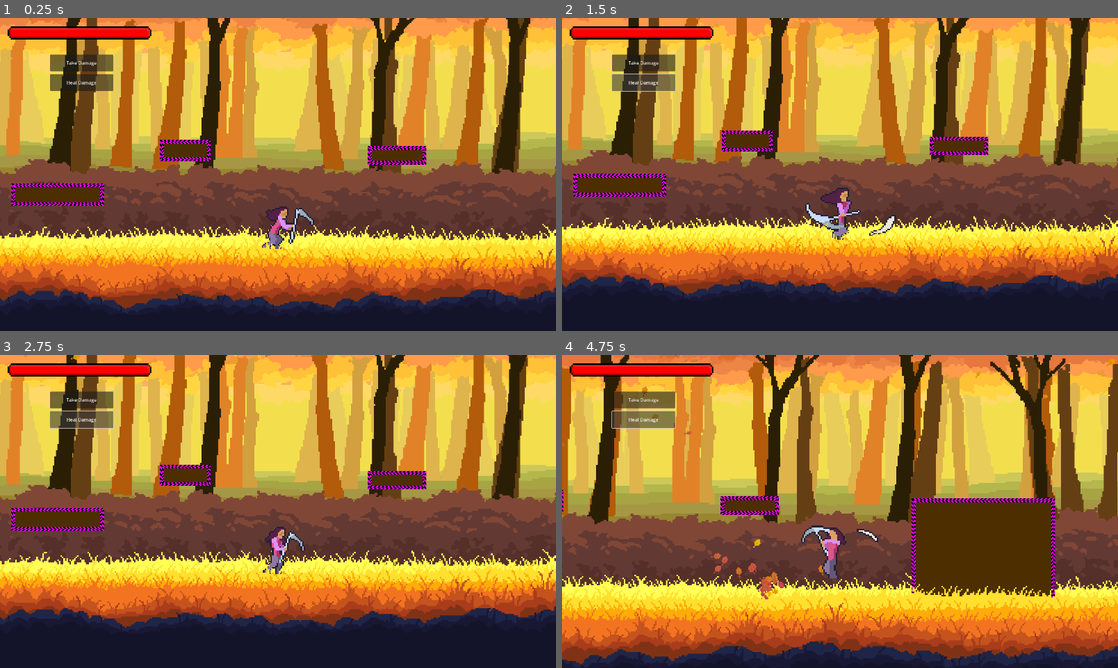
Above: before the commit, frames 1-4 (two rows, left to right).
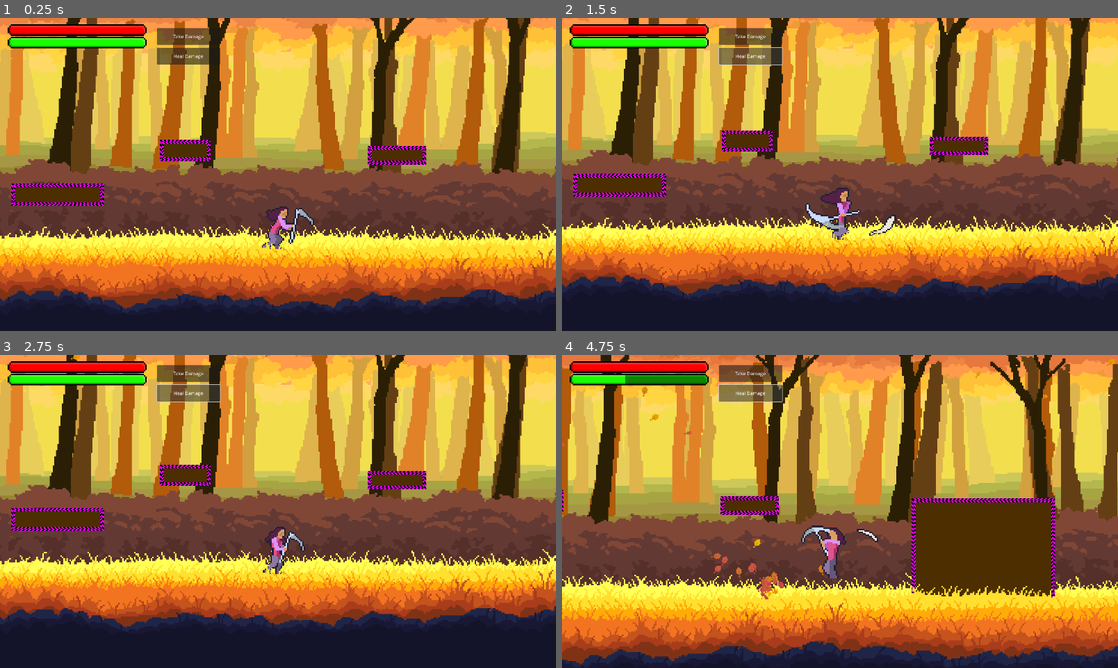
Above: after the commit, the same moments.

Repository: LordRevan36/software_development_platformer
Game: Godot game, scene res://Levels/Forest/main.tscn
Two runs of this game, one before a commit and one after it. Both use one fixed random seed, a clock stepped at 60 frames per second and the inputs below.
Inputs:
- Up to frame 1 (0.25 s): no input
- Up to frame 2 (1.5 s): click "Take Damage" at 0.5 s; click "Heal Damage" at 1.25 s
- Up to frame 3 (2.75 s): hold C (FlipRight) from 2.03 s (still down); tap X (Attack 1) at 2.1 s
- Up to frame 4 (4.75 s): release C (FlipRight) at 2.78 s; hold Z (FlipLeft) 2.78-3.53 s; tap X (Attack 1) at 2.85, 3.6, 4.35 s; hold C (FlipRight) 3.53-4.28 s; hold W (Up) from 4.28 s (still down)

The runs differ from the first frame. In frame 1, 3.7% of the frame differs, in the area x 1-40%, y 2-24%; in frame 2, 4.0%; in frame 3, 4.0%; in frame 4, 4.2%.

Commit message:
stamina bar, still needs some slight adjustments

Diff:
--- a/software-development-platformer/Levels/Forest/main.tscn
+++ b/software-development-platformer/Levels/Forest/main.tscn
@@ -14,10 +14,6 @@
 [ext_resource type="Texture2D" uid="uid://ul3588q4vy3l" path="res://Assets/Forest/LeafParticle2.png" id="7_ycdy4"]
 [ext_resource type="PackedScene" uid="uid://c6lcnacw8vw5s" path="res://Platform/platform.tscn" id="12_074og"]
 [ext_resource type="PackedScene" uid="uid://cikgxfjxyjw3r" path="res://exit.tscn" id="12_86kmy"]
-[ext_resource type="Script" uid="uid://dhqon0kvpcrte" path="res://UI/button.gd" id="16_2cqfq"]
-[ext_resource type="Texture2D" uid="uid://cbmy31rblo60d" path="res://Assets/HUD/HealthBar.png" id="16_yaehf"]
-[ext_resource type="Script" path="res://HealthBar.gd" id="17_074og"]
-[ext_resource type="Script" uid="uid://qy3w7jrwih6c" path="res://UI/heal_button.gd" id="17_yaehf"]
 
 [sub_resource type="Gradient" id="Gradient_vtle1"]
 offsets = PackedFloat32Array(0, 0.33490565, 0.8018868, 1)
@@ -90,14 +86,6 @@
 [sub_resource type="WorldBoundaryShape2D" id="WorldBoundaryShape2D_0xm2m"]
 distance = -285.0
 
-[sub_resource type="AtlasTexture" id="AtlasTexture_cegan"]
-atlas = ExtResource("16_yaehf")
-region = Rect2(0, 128, 384, 128)
-
-[sub_resource type="AtlasTexture" id="AtlasTexture_getpj"]
-atlas = ExtResource("16_yaehf")
-region = Rect2(0, 0, 384, 128)
-
 [node name="Main" type="Node"]
 
 [node name="Parallax <100" type="Node2D" parent="."]
@@ -1090,38 +1078,6 @@
 [node name="CollisionShape2D" type="CollisionShape2D" parent="Floor"]
 shape = SubResource("WorldBoundaryShape2D_0xm2m")
 
-[node name="UI" type="CanvasLayer" parent="."]
-offset = Vector2(15, 15)
-transform = Transform2D(1, 0, 0, 1, 15, 15)
-
-[node name="DamageButton" type="Button" parent="UI"]
-offset_left = 158.0
-offset_top = 111.0
-offset_right = 376.0
-offset_bottom = 169.0
-text = "Take Damage"
-script = ExtResource("16_2cqfq")
-
-[node name="HealButton" type="Button" parent="UI"]
-offset_left = 158.0
-offset_top = 179.0
-offset_right = 376.0
-offset_bottom = 237.0
-text = "Heal Damage"
-script = ExtResource("17_yaehf")
-
-[node name="HealthBar" type="TextureProgressBar" parent="UI"]
-offset_left = 12.0
-offset_top = -43.0
-offset_right = 396.0
-offset_bottom = 85.0
-scale = Vector2(1.2911928, 1.4154341)
-value = 100.0
-texture_under = SubResource("AtlasTexture_cegan")
-texture_progress = SubResource("AtlasTexture_getpj")
-script = ExtResource("17_074og")
-player_path = NodePath("../../Player")
-
 [editable path="Platforms/Platform"]
 [editable path="Platforms/Platform2"]
 [editable path="Platforms/Platform3"]
--- a/software-development-platformer/Levels/Forest/testLevel.tscn
+++ b/software-development-platformer/Levels/Forest/testLevel.tscn
@@ -1,12 +1,9 @@
-[gd_scene load_steps=10 format=3 uid="uid://b1iavla5jso1x"]
+[gd_scene load_steps=7 format=3 uid="uid://b1iavla5jso1x"]
 
 [ext_resource type="Texture2D" uid="uid://ctk8ibr44c642" path="res://Assets/Forest/Bush.png" id="1_w8v3s"]
 [ext_resource type="Texture2D" uid="uid://c2fn1ck4bikb1" path="res://Assets/Forest/Grass.png" id="7_sqofj"]
 [ext_resource type="PackedScene" uid="uid://cy1vyx88wgg4v" path="res://Player/player.tscn" id="9_diqn3"]
 [ext_resource type="Script" uid="uid://do5bugkt41qkv" path="res://camera.gd" id="10_t3dj1"]
-[ext_resource type="Script" uid="uid://bqovlgcavqgg2" path="res://UI/health_bar.gd" id="14_em3r6"]
-[ext_resource type="Script" uid="uid://dhqon0kvpcrte" path="res://UI/button.gd" id="15_soehs"]
-[ext_resource type="Script" uid="uid://qy3w7jrwih6c" path="res://UI/heal_button.gd" id="16_time6"]
 
 [sub_resource type="RectangleShape2D" id="RectangleShape2D_ycdy4"]
 size = Vector2(366, 50)
@@ -106,29 +103,3 @@
 
 [node name="CollisionShape2D" type="CollisionShape2D" parent="Floor"]
 shape = SubResource("WorldBoundaryShape2D_0xm2m")
-
-[node name="CanvasLayer" type="CanvasLayer" parent="."]
-offset = Vector2(15, 15)
-transform = Transform2D(1, 0, 0, 1, 15, 15)
-
-[node name="HealthBar" type="ProgressBar" parent="CanvasLayer" groups=["Player"]]
-offset_right = 400.0
-offset_bottom = 60.0
-value = 100.0
-script = ExtResource("14_em3r6")
-
-[node name="DamageButton" type="Button" parent="CanvasLayer"]
-offset_left = 88.0
-offset_top = 66.0
-offset_right = 306.0
-offset_bottom = 124.0
-text = "Take Damage"
-script = ExtResource("15_soehs")
-
-[node name="HealButton" type="Button" parent="CanvasLayer"]
-offset_left = 88.0
-offset_top = 134.0
-offset_right = 306.0
-offset_bottom = 192.0
-text = "Heal Damage"
-script = ExtResource("16_time6")
--- a/software-development-platformer/Player/player.gd
+++ b/software-development-platformer/Player/player.gd
@@ -3,6 +3,8 @@
 @onready var Slash: AnimatedSprite2D = $Slash
 @onready var CoyoteTimer: Timer = $Timers/CoyoteJumpTimer
 @onready var AttackTimer: Timer = $Timers/AttackTimer #making these timers both for balance tweaking, and not letting animations determinephysics state
+@onready var StaminaTimer: Timer = $Timers/StaminaTimer
+@onready var RegenStaminaTimer: Timer = $Timers/RegenStaminaTimer
 
 #if you ever want to do this, drag in the node you're referencing, then hold command/ctrl while releasing
 
@@ -12,6 +14,7 @@
 @export var friction = 0.9 #value from 0 to 1. 1 means full friction on floor when running, 0 means full icy floor
 @export var air_control = 0.5 #value from 0 to 1, lets you control how easily player can control their air movement
 @export var MAX_Health := 100
+@export var MAX_Stamina := 100
 
 var was_on_floor = false #replaces old hardLand; simply stores last frame's is_on_floor for detecting landing.
 var direction = 0
@@ -24,14 +27,18 @@
 var slow = 1 #stores velocity vector of player immediately before attacking
 var canJump = true #used to let player jump a little after leaving the platform
 var health := MAX_Health #stores the health for the player
-
- #signals to communicate important events, can be detected in other scripts.
+var stamina := MAX_Stamina #stores the stamina for the player
+#var duration = 0
+var exercise = false
+
+#signals to communicate important events, can be detected in other scripts.
 #Currently just used for particles and physics.
 signal landed(landingVelocity) #player lands after being in the air
 signal jumped #player has left the ground with upward velocity. currently emitted for flips, too.
 signal attack_started
 signal attack_finished
 signal health_changed(current, max)
+signal stamina_changed(current, max, duration)
 
 #function for taking damage
 func take_damage(amount: int) -> void:
@@ -47,8 +54,19 @@
 	if health > MAX_Health:
 		health = MAX_Health
 
-
-
+#function for stamina
+func stam(amount: int, duration: float) -> void:
+	exercise = true
+	stamina = max(stamina + amount, 0)
+	emit_signal("stamina_changed", stamina, MAX_Stamina, duration)
+	if stamina > MAX_Stamina:
+		stamina = MAX_Stamina
+	if stamina < 0:
+		stamina = 0
+
+func regenStam() -> void:
+	while stamina != MAX_Stamina:
+			stam(10, 1.0)
 
 func _physics_process(delta: float) -> void:
 	direction = Input.get_axis("Left", "Right") # =-1 when holding left, 1 when holding right, 0 when neither
@@ -178,6 +196,9 @@
 	move_and_slide()
 	velocity /= slow
 	updateAnimations()
+
+	if state == "idle":
+		exercise = false
 
 
 
@@ -231,32 +252,41 @@
 		await AnimSprite.animation_finished
 		if AnimSprite.animation == "flipland":
 			state = "idle"
+	if state == "idle":
+		exercise = false
 
 func jump():
-	velocity.y = (JUMP_VELOCITY+JUMP_VELOCITY*(time-crouchStartTime)/2)
-	state = "jump"
-	canJump = false
-	jumped.emit()
-	jumpVelocity = velocity
+	if stamina >= 10:
+		velocity.y = (JUMP_VELOCITY+JUMP_VELOCITY*(time-crouchStartTime)/2)
+		state = "jump"
+		canJump = false
+		jumped.emit()
+		jumpVelocity = velocity
+		stam(-10, 0.3)
+		StaminaTimer.start()
 
 
 func backflip():
-	velocity.y = (JUMP_VELOCITY+JUMP_VELOCITY*(time-crouchStartTime)/4)*1.4
-	velocity.x = -(SPEED+SPEED*(time-crouchStartTime)/4)*facing*0.5
-	state = "backflip"
-	canJump = false
-	jumped.emit()
-	jumpVelocity = velocity
-
+	if stamina >= 30:
+		velocity.y = (JUMP_VELOCITY+JUMP_VELOCITY*(time-crouchStartTime)/4)*1.4
+		velocity.x = -(SPEED+SPEED*(time-crouchStartTime)/4)*facing*0.5
+		state = "backflip"
+		canJump = false
+		jumped.emit()
+		jumpVelocity = velocity
+		stam(-30, 0.3)
+		StaminaTimer.start()
 
 func frontflip():
-	velocity.y = (JUMP_VELOCITY+JUMP_VELOCITY*(time-crouchStartTime)/4)*0.7
-	velocity.x = (SPEED+SPEED*(time-crouchStartTime)/4)*facing*1.8
-	state = "frontflip"
-	canJump = false
-	jumped.emit()
-	jumpVelocity = velocity
-
+	if stamina >= 30:
+		velocity.y = (JUMP_VELOCITY+JUMP_VELOCITY*(time-crouchStartTime)/4)*0.7
+		velocity.x = (SPEED+SPEED*(time-crouchStartTime)/4)*facing*1.8
+		state = "frontflip"
+		canJump = false
+		jumped.emit()
+		jumpVelocity = velocity
+		stam(-30, 0.3)
+		StaminaTimer.start()
 
 
 func _on_coyote_jump_timer_timeout() -> void:
@@ -283,3 +313,7 @@
 # HIDING SLASH
 func _on_slash_animation_finished() -> void: #used to visually hide slash when its done
 	Slash.hide()
+
+func _on_stamina_timer_timeout() -> void:
+	state = "idle"
+	regenStam()
--- a/software-development-platformer/Player/player.tscn
+++ b/software-development-platformer/Player/player.tscn
@@ -1,10 +1,16 @@
-[gd_scene load_steps=71 format=3 uid="uid://cy1vyx88wgg4v"]
+[gd_scene load_steps=81 format=3 uid="uid://cy1vyx88wgg4v"]
 
 [ext_resource type="Script" uid="uid://bangw8dvmuyod" path="res://Player/player.gd" id="1_onrkg"]
 [ext_resource type="Texture2D" uid="uid://bvtijhwqlx01u" path="res://Assets/Player/Ivy.png" id="2_gwnis"]
 [ext_resource type="Texture2D" uid="uid://rnawpuddimk" path="res://Assets/Player/Slash.png" id="3_btcbx"]
 [ext_resource type="Script" uid="uid://m70ma2rafm6p" path="res://Player/movement_particles.gd" id="4_k53q1"]
 [ext_resource type="Texture2D" uid="uid://ul3588q4vy3l" path="res://Assets/Forest/LeafParticle2.png" id="5_fhl08"]
+[ext_resource type="Script" uid="uid://dhqon0kvpcrte" path="res://DamageButton.gd" id="6_00tjw"]
+[ext_resource type="Script" uid="uid://qy3w7jrwih6c" path="res://UI/heal_button.gd" id="7_x3vf3"]
+[ext_resource type="Texture2D" uid="uid://cbmy31rblo60d" path="res://Assets/HUD/HealthBar.png" id="8_apopc"]
+[ext_resource type="Script" uid="uid://rexj3shyfaq6" path="res://HealthBar.gd" id="9_5htga"]
+[ext_resource type="Texture2D" uid="uid://cgw1lcgfkoqap" path="res://Assets/HUD/StaminaBar.png" id="10_apopc"]
+[ext_resource type="Script" uid="uid://cv8mai7sitq67" path="res://Player/stamina_bar.gd" id="10_x3vf3"]
 
 [sub_resource type="AtlasTexture" id="AtlasTexture_k53q1"]
 atlas = ExtResource("2_gwnis")
@@ -542,6 +548,22 @@
 turbulence_influence_min = 0.0
 turbulence_influence_max = 0.2
 
+[sub_resource type="AtlasTexture" id="AtlasTexture_8ynux"]
+atlas = ExtResource("8_apopc")
+region = Rect2(0, 128, 384, 128)
+
+[sub_resource type="AtlasTexture" id="AtlasTexture_7x5p2"]
+atlas = ExtResource("8_apopc")
+region = Rect2(0, 0, 384, 128)
+
+[sub_resource type="AtlasTexture" id="AtlasTexture_qpoj2"]
+atlas = ExtResource("10_apopc")
+region = Rect2(0, 128, 0, 128)
+
+[sub_resource type="AtlasTexture" id="AtlasTexture_3e3ym"]
+atlas = ExtResource("10_apopc")
+region = Rect2(0, 0, 0, 128)
+
 [node name="Player" type="CharacterBody2D" groups=["Player"]]
 position = Vector2(-24, 5)
 script = ExtResource("1_onrkg")
@@ -583,6 +605,10 @@
 
 [node name="AttackTimer" type="Timer" parent="Timers"]
 wait_time = 0.5
+one_shot = true
+
+[node name="StaminaTimer" type="Timer" parent="Timers"]
+wait_time = 3.0
 one_shot = true
 
 [node name="MovementParticles" type="Node2D" parent="."]
@@ -625,10 +651,55 @@
 fixed_fps = 24
 process_material = SubResource("ParticleProcessMaterial_x3vf3")
 
+[node name="UI" type="CanvasLayer" parent="."]
+offset = Vector2(15, 15)
+transform = Transform2D(1, 0, 0, 1, 15, 15)
+
+[node name="DamageButton" type="Button" parent="UI"]
+offset_left = 527.0
+offset_top = 20.0
+offset_right = 745.0
+offset_bottom = 78.0
+text = "Take Damage"
+script = ExtResource("6_00tjw")
+metadata/_edit_use_anchors_ = true
+
+[node name="HealButton" type="Button" parent="UI"]
+offset_left = 527.0
+offset_top = 88.0
+offset_right = 745.0
+offset_bottom = 146.0
+text = "Heal Damage"
+script = ExtResource("7_x3vf3")
+
+[node name="HealthBar" type="TextureProgressBar" parent="UI"]
+offset_left = 12.0
+offset_top = -43.0
+offset_right = 396.0
+offset_bottom = 85.0
+scale = Vector2(1.25, 1.25)
+value = 100.0
+texture_under = SubResource("AtlasTexture_8ynux")
+texture_progress = SubResource("AtlasTexture_7x5p2")
+script = ExtResource("9_5htga")
+player_path = NodePath("../../Player")
+
+[node name="StaminaBar" type="TextureProgressBar" parent="UI"]
+offset_left = 12.0
+offset_right = 396.0
+offset_bottom = 128.0
+scale = Vector2(1.25, 1.25)
+value = 100.0
+texture_under = SubResource("AtlasTexture_qpoj2")
+texture_progress = SubResource("AtlasTexture_3e3ym")
+script = ExtResource("10_x3vf3")
+player_path = NodePath("../..")
+
 [connection signal="jumped" from="." to="MovementParticles" method="_on_player_jumped"]
 [connection signal="landed" from="." to="MovementParticles" method="_on_player_landed"]
+[connection signal="animation_finished" from="PlayerSprite" to="." method="_on_player_animation_finished"]
 [connection signal="animation_finished" from="PlayerSprite" to="." method="_on_player_sprite_animation_finished"]
-[connection signal="animation_finished" from="PlayerSprite" to="." method="_on_player_animation_finished"]
 [connection signal="animation_finished" from="Slash" to="." method="_on_slash_animation_finished"]
 [connection signal="timeout" from="Timers/CoyoteJumpTimer" to="." method="_on_coyote_jump_timer_timeout"]
 [connection signal="timeout" from="Timers/AttackTimer" to="." method="_on_attack_timer_timeout"]
+[connection signal="timeout" from="Timers/StaminaTimer" to="." method="_on_stamina_timer_timeout"]
--- /dev/null
+++ b/software-development-platformer/Player/stamina_bar.gd
@@ -0,0 +1,21 @@
+extends TextureProgressBar
+
+@onready var player := get_tree().get_first_node_in_group("Player")
+var stam_tween: Tween
+@export var player_path: NodePath
+
+# Called when the node enters the scene tree for the first time.
+func _ready():
+	max_value = player.MAX_Stamina
+	value = player.stamina
+	player.stamina_changed.connect(update_stamina)
+
+func update_stamina(current: float, max_stam: float, duration: float):
+	max_value = max_stam
+	stam_tween = create_tween()
+	stam_tween.tween_property(
+		self,
+		"value",
+		current,
+		duration
+		).set_trans(Tween.TRANS_QUAD).set_ease(Tween.EASE_OUT)
Binary file added: software-development-platformer/Assets/HUD/StaminaBar.png
Not shown, added: software-development-platformer/Assets/HUD/StaminaBar.png.import
Not shown: 1 places in software-development-platformer/Levels/Forest/main.tscn that only renumber resources
Not shown, added: software-development-platformer/Player/stamina_bar.gd.uid
Not shown, changed: .DS_Store
Not shown, changed: software-development-platformer/.DS_Store
Not shown, changed: software-development-platformer/Assets/.DS_Store
